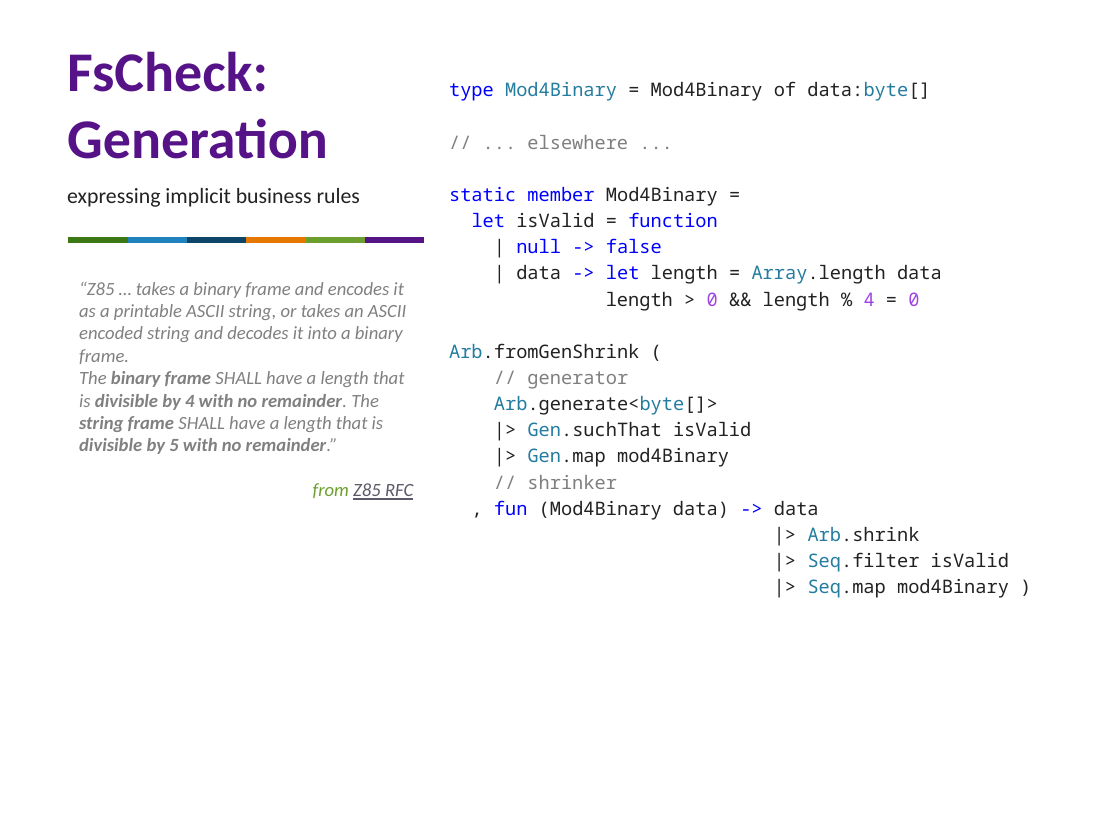
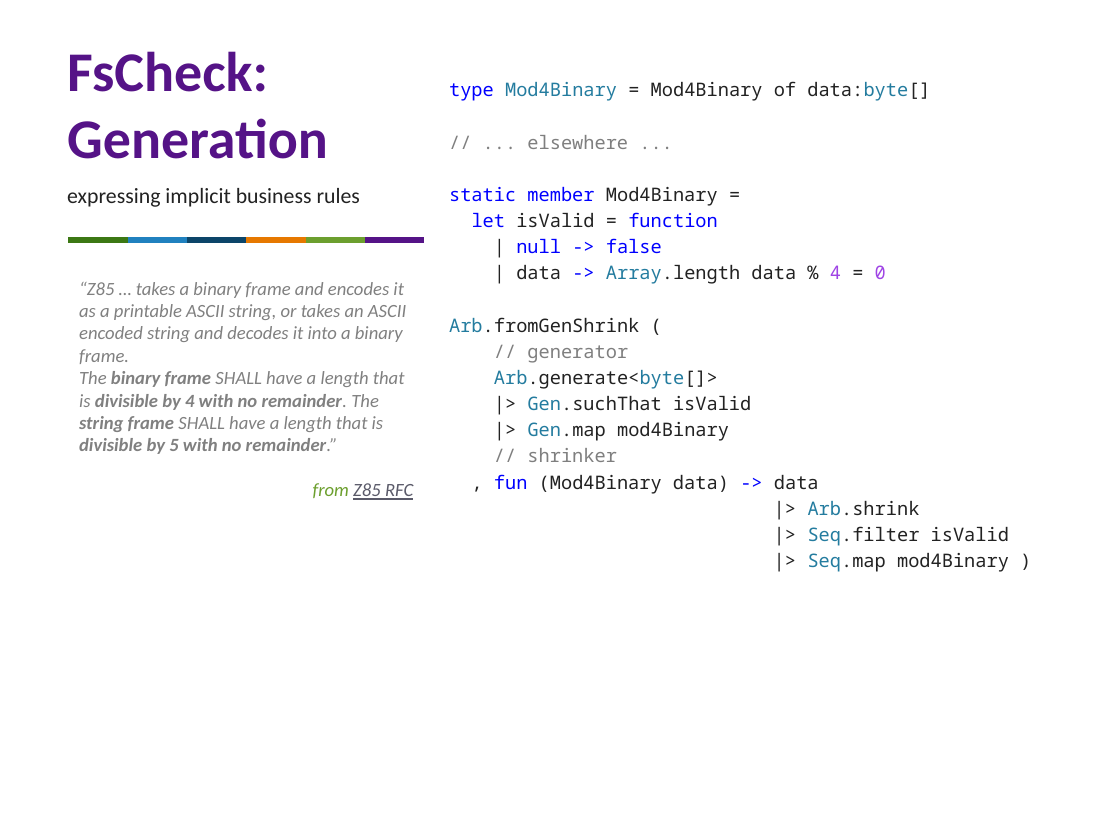
Before and after one commit to pblasucci/checkprops, a slide deck: slide 12 of checkprops.pptx. Drawn at 1120x840 pixels with LibreOffice and Linux fonts; fonts in the diff are those of the drawing. Boxes give left, top, right and bottom in pixels: in the first picture for what was removed or moved away, otherwise in the second. Text is boxed around its words. In the diff, an @@ line names an element or a change of style, - is before the commit and + after.

```diff
--- a/checkprops.pptx
+++ b/checkprops.pptx
@@ text at (516,265,886,284): text changed @@
-| data -> let length = Array.length data
-length > 0 && length % 4 = 0
+| data -> Array.length data % 4 = 0
```
Also in this commit, not shown: 1 other slide changed, 8 other files.
